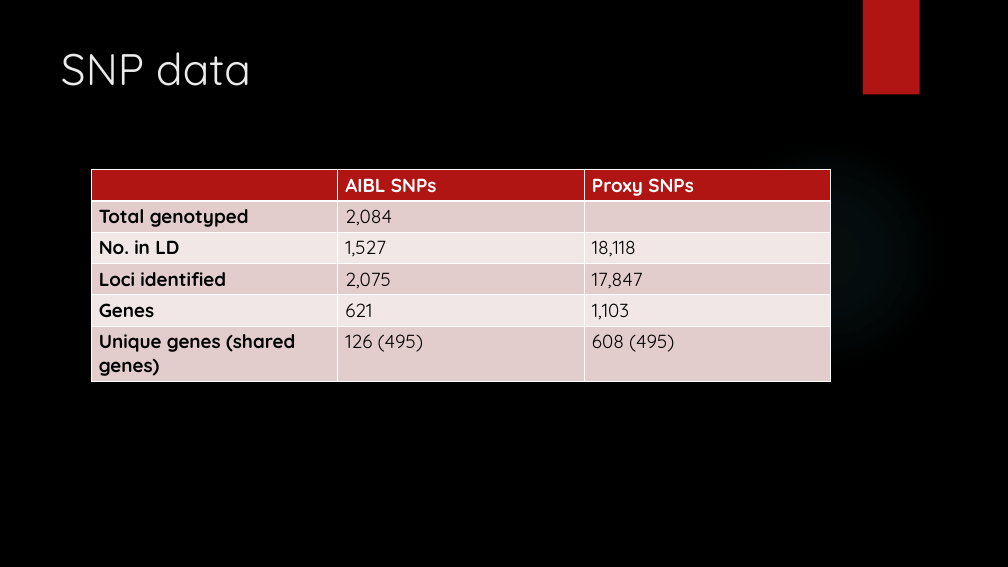
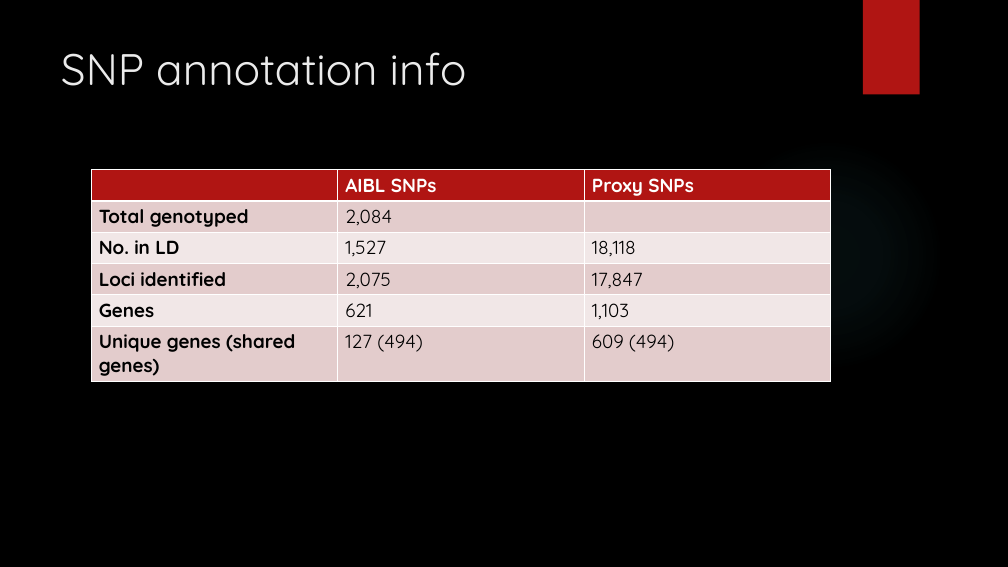
Before and after one commit to IanBrettell/AD_project, a slide deck: slide 3 of Presentations/Feature selection for Alzheimer’s Disease.pptx. Drawn at 1008x567 pixels with LibreOffice and Linux fonts; fonts in the diff are those of the drawing; background and template pictures are left out. Boxes give left, top, right and bottom in pixels: in the first picture for what was removed or moved away, otherwise in the second. Text is boxed around its words. In the diff, an @@ line names an element or a change of style, - is before the commit and + after.

```diff
--- a/Presentations/Feature selection for Alzheimer’s Disease.pptx
+++ b/Presentations/Feature selection for Alzheimer’s Disease.pptx
@@ title at (61,52,467,86): text changed @@
-SNP data
+SNP annotation info
@@ table at (91,169,831,380) @@
-row 6, column 2: 126 (495)
+row 6, column 2: 127 (494)
-row 6, column 3: 608 (495)
+row 6, column 3: 609 (494)
```
Also in this commit, not shown: 2 slides added, 56 other files.
